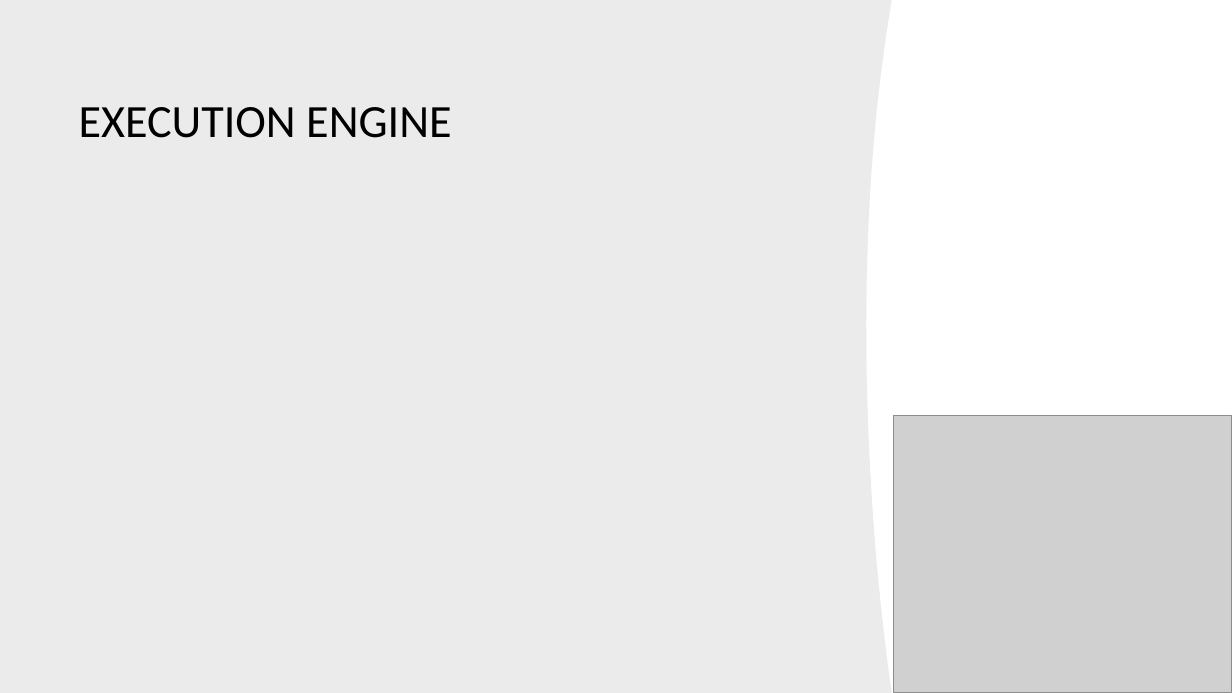
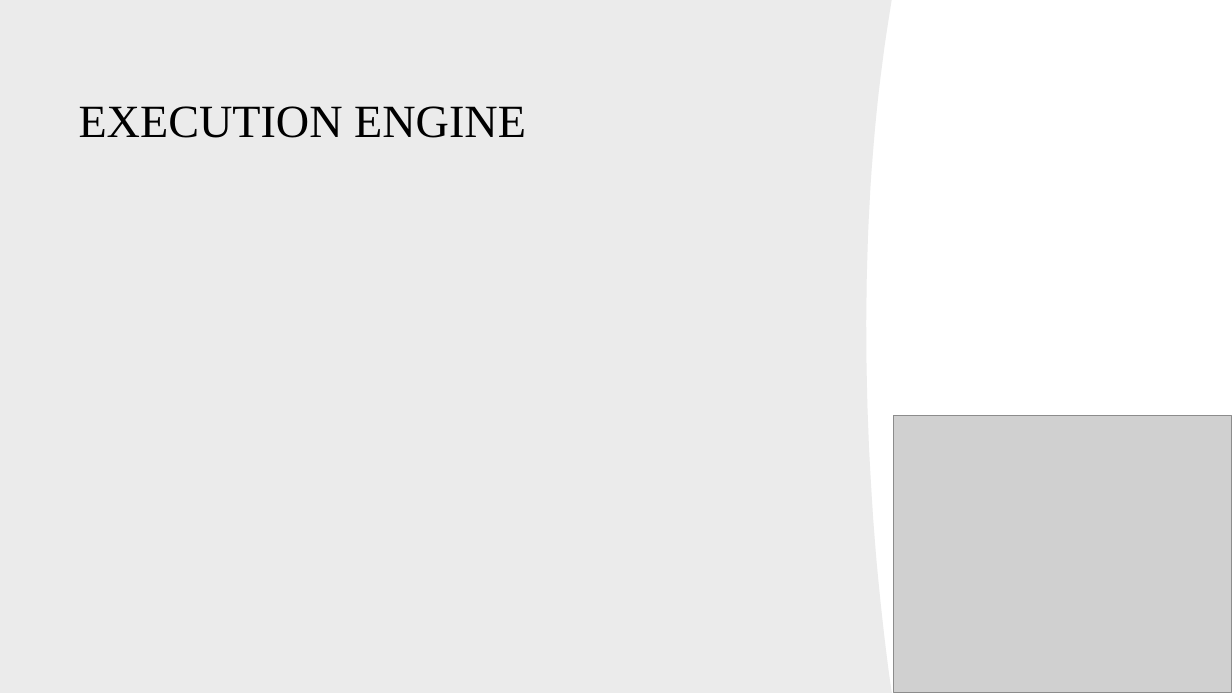
Before and after one commit to leviathansun/SystemVerilogMatrixMultiplicationExecutionEngine, a slide deck: slide 3 of LTS25HDLPresentation.pptx. Drawn at 1232x693 pixels with LibreOffice and Linux fonts; fonts in the diff are those of the drawing; grey boxes stand for pictures; background and template pictures are left out. Boxes give left, top, right and bottom in pixels: in the first picture for what was removed or moved away, otherwise in the second. Text is boxed around its words. In the diff, an @@ line names an element or a change of style, - is before the commit and + after.

```diff
--- a/LTS25HDLPresentation.pptx
+++ b/LTS25HDLPresentation.pptx
@@ title "EXECUTION ENGINE" at (79,106,526,138): font Calibri to Times New Roman @@
```
Also in this commit, not shown: 5 other slides changed.
